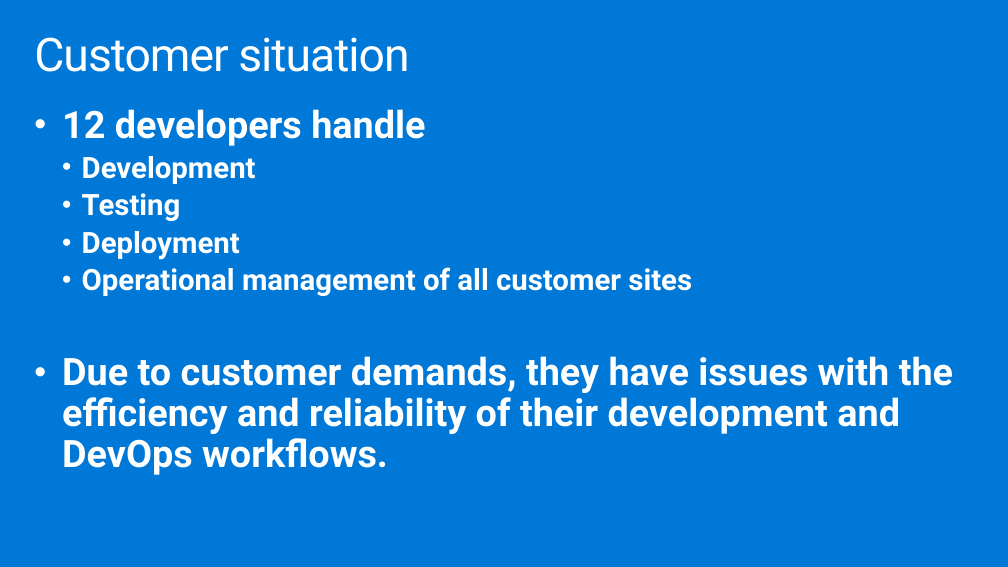
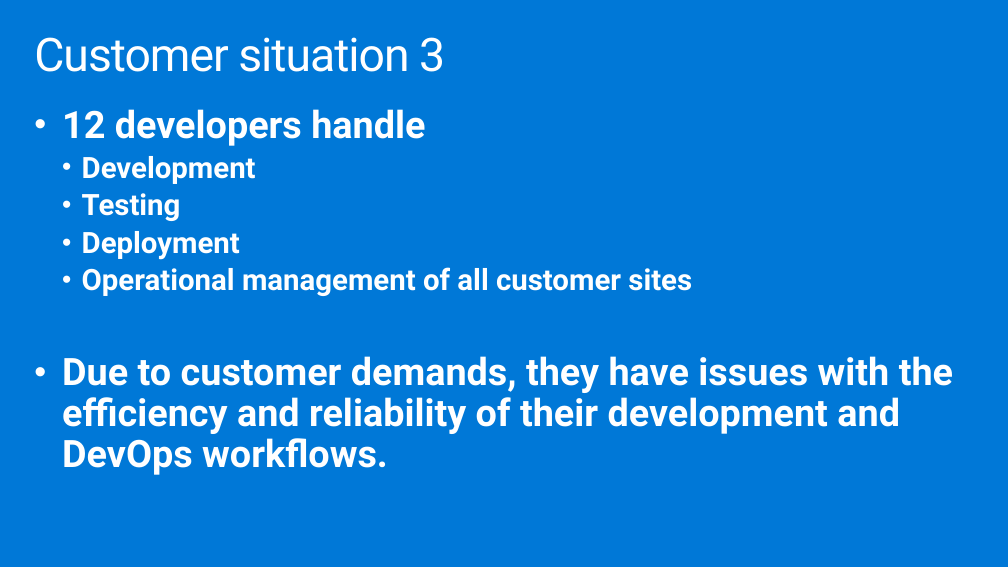
Before and after one commit to watson-enlighten/MCW-Cloud-native-applications, a slide deck: slide 6 of Whiteboard design session/WDS trainer presentation - Cloud-native applications.pptx. Drawn at 1008x567 pixels with LibreOffice and Linux fonts; fonts in the diff are those of the drawing. Boxes give left, top, right and bottom in pixels: in the first picture for what was removed or moved away, otherwise in the second. Text is boxed around its words. In the diff, an @@ line names an element or a change of style, - is before the commit and + after.

```diff
--- a/Whiteboard design session/WDS trainer presentation - Cloud-native applications.pptx
+++ b/Whiteboard design session/WDS trainer presentation - Cloud-native applications.pptx
@@ title at <box>34,37,445,72</box>: text changed @@
-Customer situation
+Customer situation 3
```
Also in this commit, not shown: 7 other slides changed, 6 other files.
